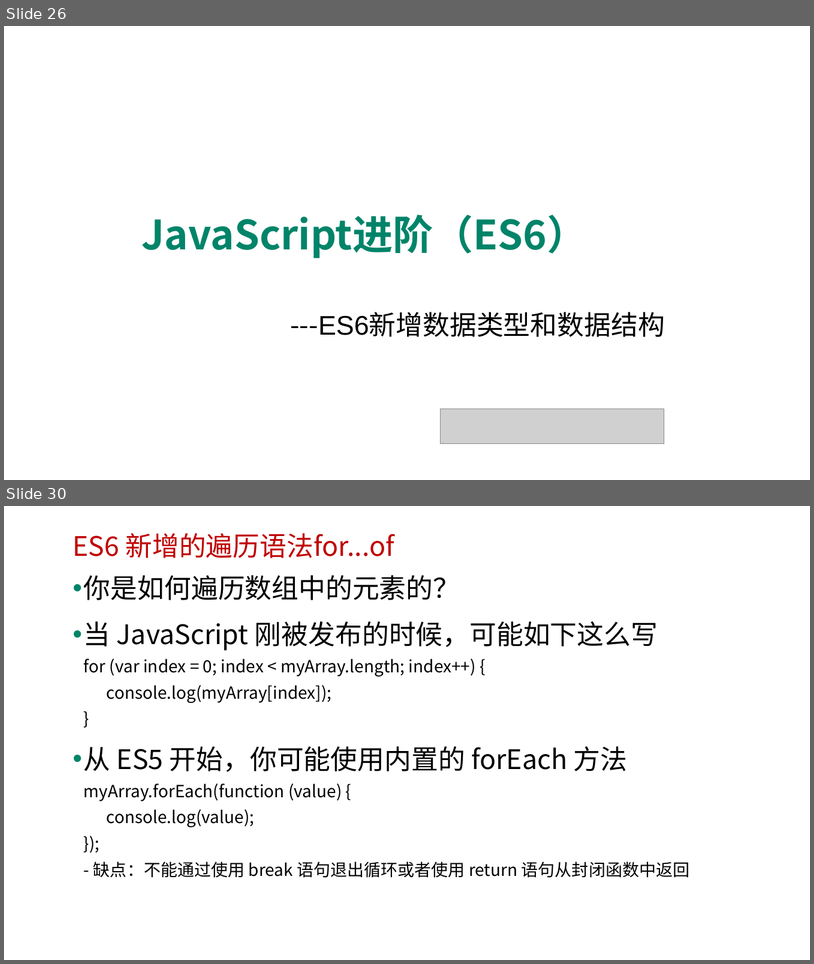
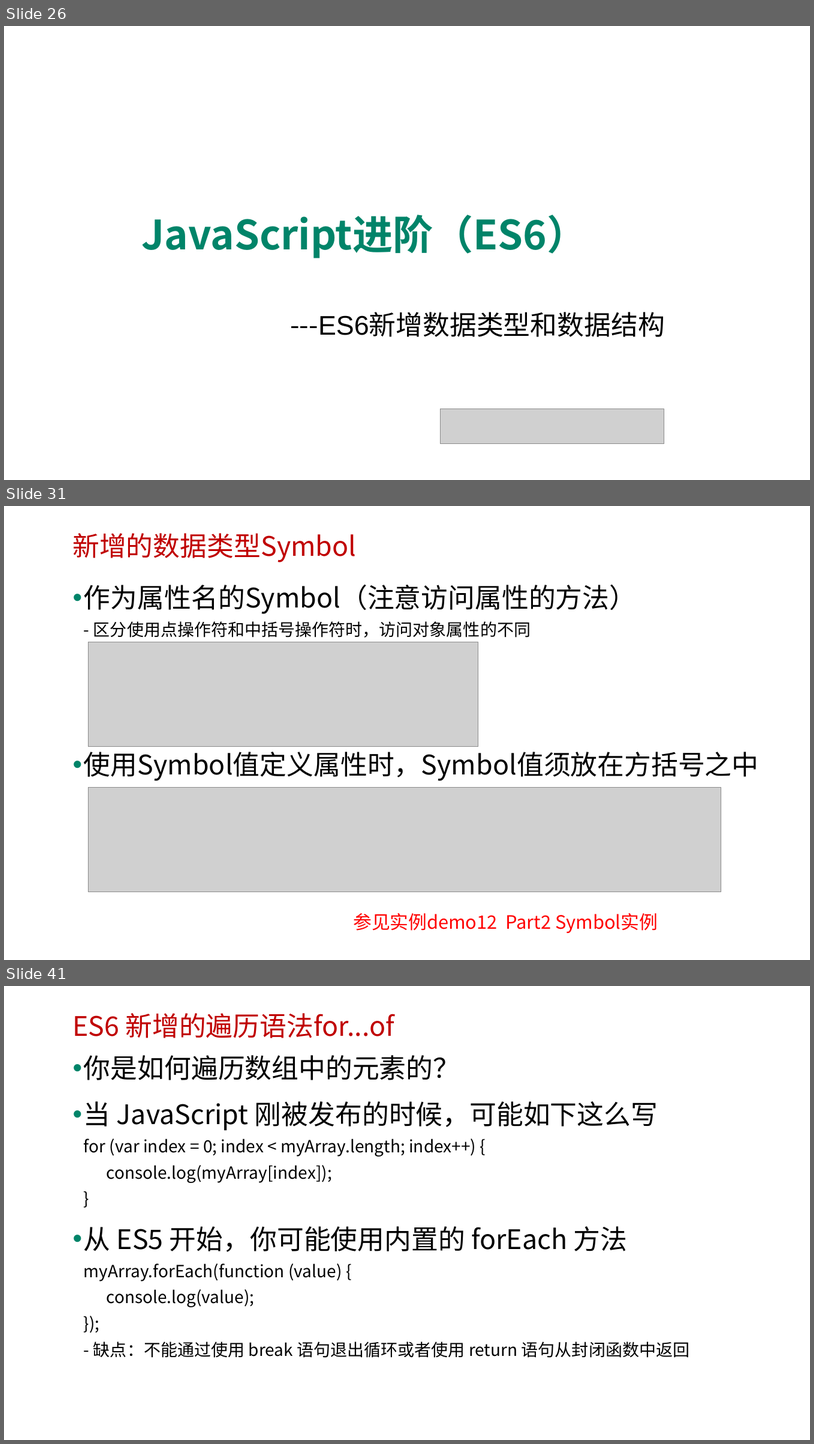
Before and after one commit to edu2act/course-javascript-advanced, a slide deck: 课程PPT/14.ECMAScript 6 二.pptx. Shown one above the other, each under a label of ours: slides 26 and 30 before the commit, slides 26, 31 and 41 after it; the slides between them are not shown. The pictures are 814x964 and 814x1444 pixels, drawn with LibreOffice and Linux fonts; fonts in the diff are those of the drawing; grey boxes stand for pictures; background and template pictures are left out. Boxes give left, top, right and bottom in pixels: in the first picture for what was removed or moved away, otherwise in the second. Text is boxed around its words. In the diff, an @@ line names an element or a change of style, - is before the commit and + after.

```diff
--- a/课程PPT/14.ECMAScript 6 二.pptx
+++ b/课程PPT/14.ECMAScript 6 二.pptx
@@ slide 31 added at [4,506,810,960], background picture (left out) @@
@@ text added at [72,533,356,562], 32 pt, text #C00000 @@
+新增的数据类型Symbol
@@ text added at [84,584,759,781], 32 pt, text #000000 @@
+• 作为属性名的Symbol（注意访问属性的方法）
+  - 区分使用点操作符和中括号操作符时，访问对象属性的不同
+• 使用Symbol值定义属性时，Symbol值须放在方括号之中
@@ picture added at [88,642,478,746] @@
@@ picture added at [88,787,722,891] @@
@@ text added at [353,913,658,933], 22 pt, text #FF0000 @@
+参见实例demo12 Part2 Symbol实例
@@ what was slide 30 is now slide 41 @@
```
Also in this commit, not shown: 4 slides changed, 10 other slides added, 9 other files.
